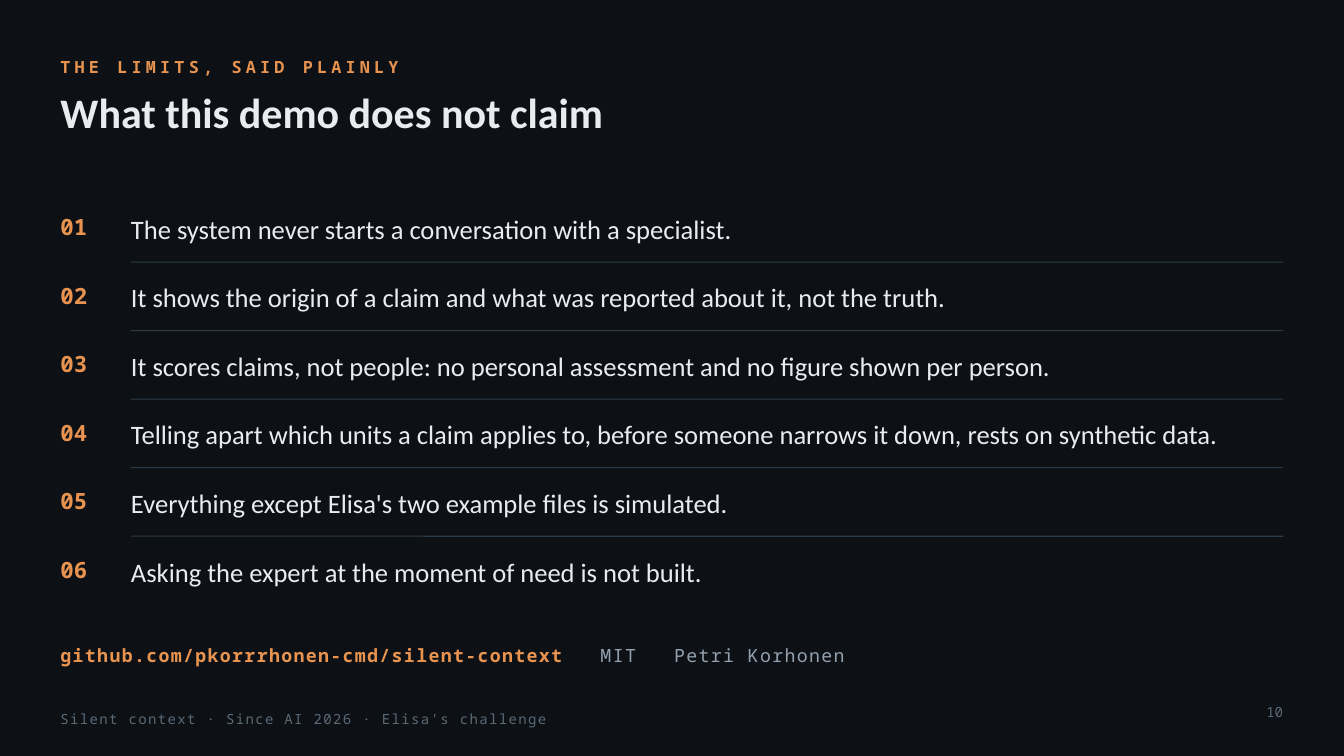
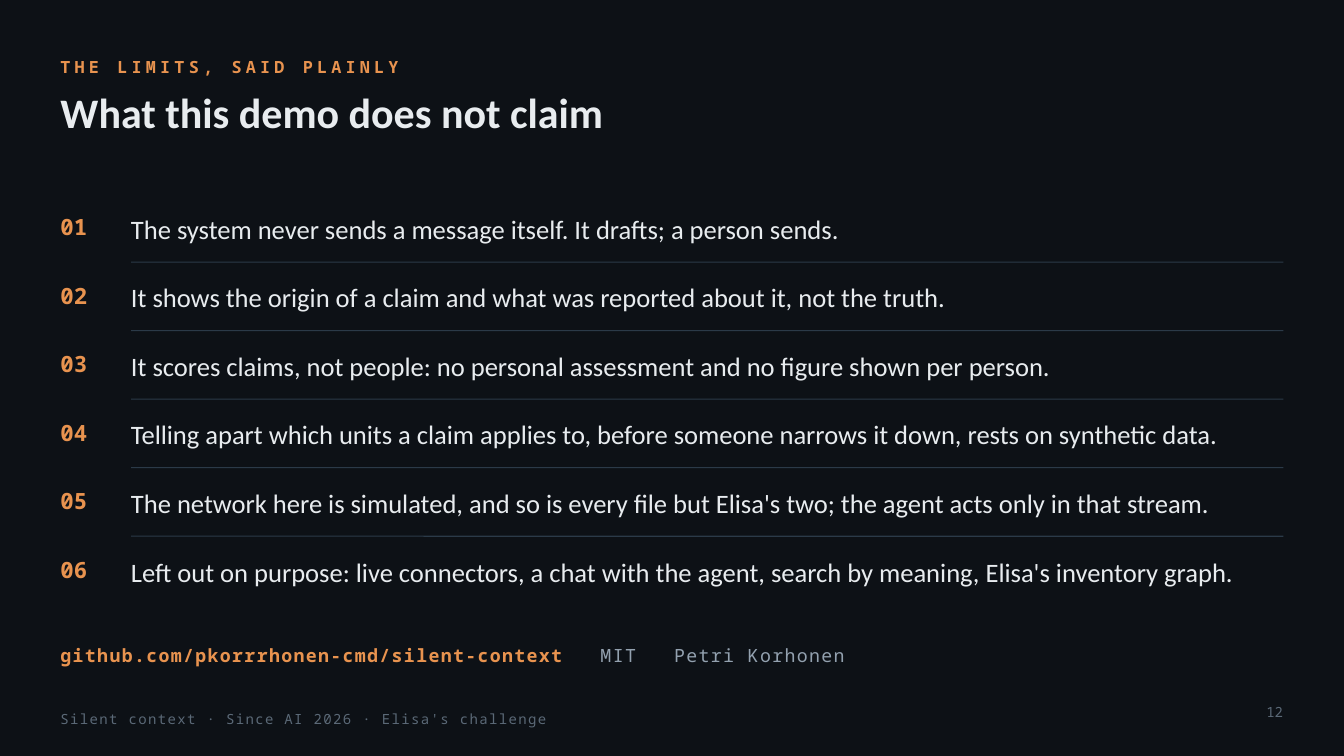
Before and after one commit to pkorrrhonen-cmd/silent-context, a slide deck: slide 12 of docs/slides/silent-context.pptx (slide 10 before the commit). Drawn at 1344x756 pixels with LibreOffice and Linux fonts; fonts in the diff are those of the drawing. Boxes give left, top, right and bottom in pixels: in the first picture for what was removed or moved away, otherwise in the second. Text is boxed around its words. In the diff, an @@ line names an element or a change of style, - is before the commit and + after.

```diff
--- a/docs/slides/silent-context.pptx
+++ b/docs/slides/silent-context.pptx
@@ text at [131, 220, 839, 244]: text changed @@
-The system never starts a conversation with a specialist.
+The system never sends a message itself. It drafts; a person sends.
@@ text at [131, 494, 1209, 518]: text changed @@
-Everything except Elisa's two example files is simulated.
+The network here is simulated, and so is every file but Elisa's two; the agent acts only in that stream.
@@ text at [131, 563, 1232, 587]: text changed @@
-Asking the expert at the moment of need is not built.
+Left out on purpose: live connectors, a chat with the agent, search by meaning, Elisa's inventory graph.
@@ page number at [1266, 707, 1283, 717]: text changed @@
-10
+12
```
Also in this commit, not shown: 5 other slides changed, 2 slides added, 32 other files.
